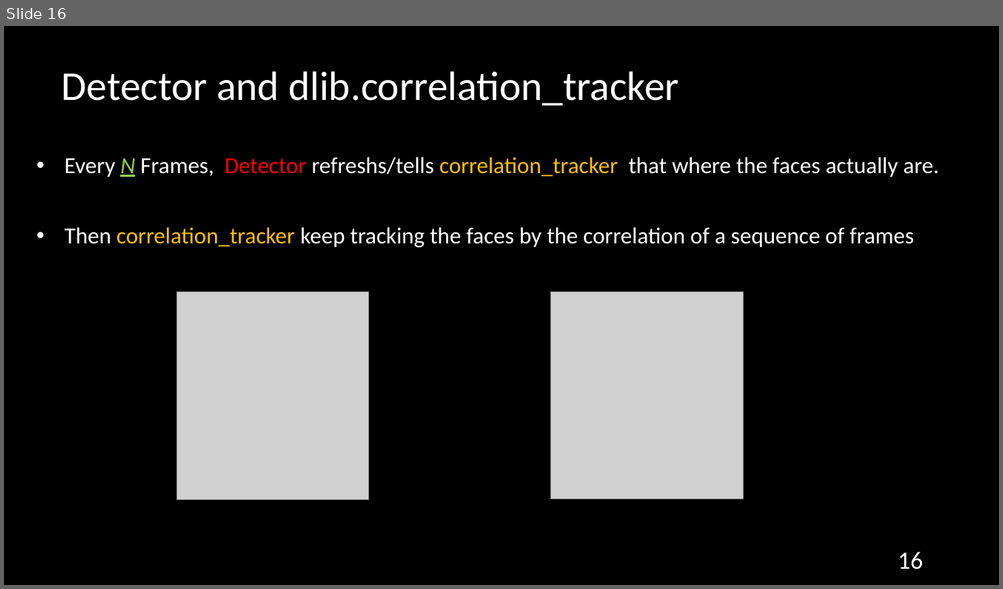
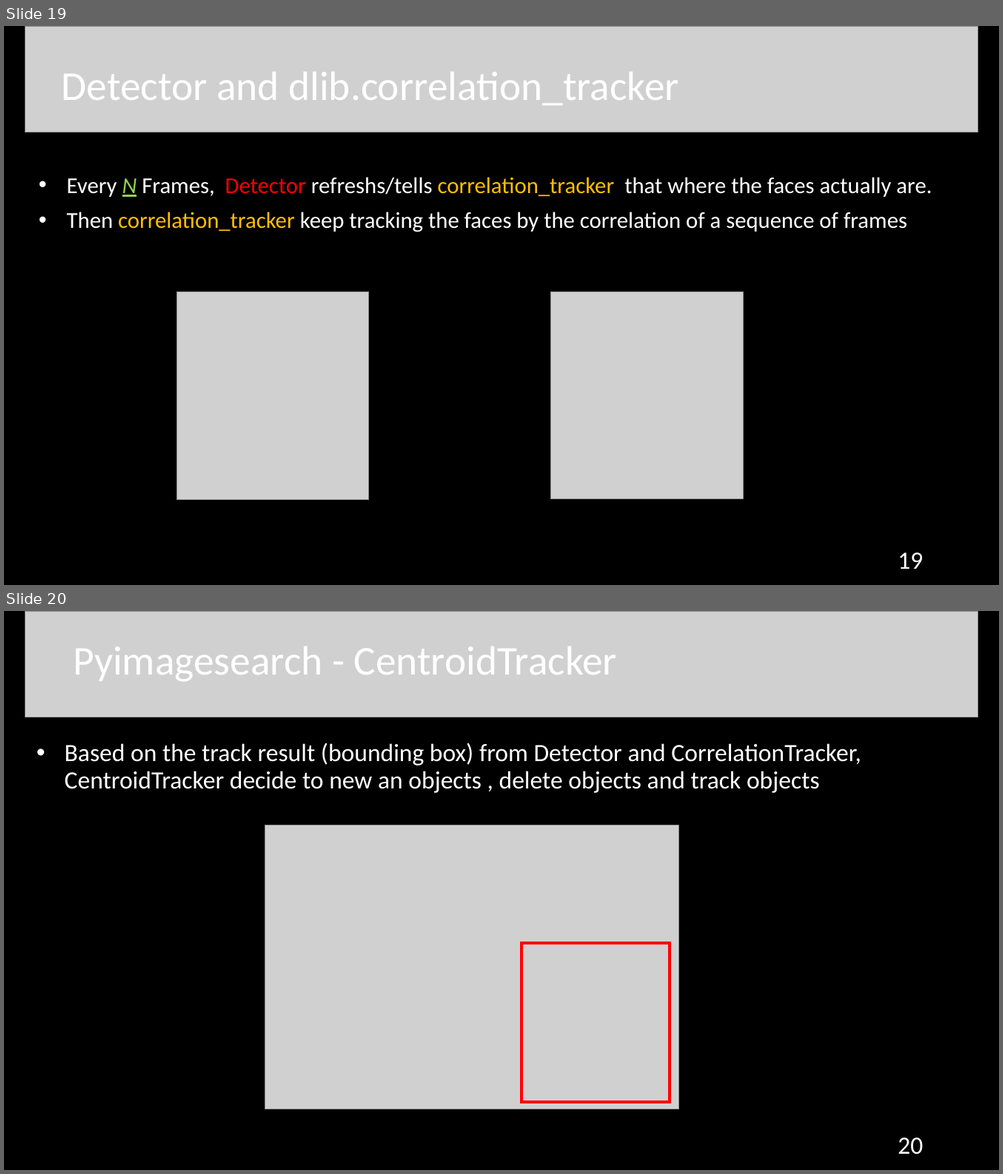
Before and after one commit to AxotZero/NTUSTxIntel--MaskFaceDetection, a slide deck: MaskDetection.pptx. Shown one above the other, each under a label of ours: slide 16 before the commit, slides 19 and 20 after it. The pictures are 1003x589 and 1003x1174 pixels, drawn with LibreOffice and Linux fonts; fonts in the diff are those of the drawing; grey boxes stand for pictures. Boxes give left, top, right and bottom in pixels: in the first picture for what was removed or moved away, otherwise in the second. Text is boxed around its words. In the diff, an @@ line names an element or a change of style, - is before the commit and + after.

```diff
--- a/MaskDetection.pptx
+++ b/MaskDetection.pptx
@@ slide 20 added at (4, 611, 999, 1170), background #000000 @@
@@ picture added at (25, 611, 978, 718) @@
@@ title added at (73, 647, 617, 681), 39.6 pt, text #FFFFFF @@
+Pyimagesearch - CentroidTracker
@@ text added at (65, 743, 861, 793), 24 pt, text #FFFFFF @@
+• Based on the track result (bounding box) from Detector and CorrelationTracker, CentroidTracker decide to new an objects , delete objects and track objects
@@ picture added at (265, 825, 678, 1110) @@
@@ rectangle added at (522, 943, 669, 1102), outline #FF0000 3 pt @@
@@ page number added at (897, 1138, 922, 1155), 24 pt, text #FFFFFF @@
+20
@@ what was slide 16 is now slide 19 @@
@@ slide 19 changed as well @@
@@ picture added at (25, 26, 978, 133) @@
@@ text "Every N Frames, Detector refreshs/tells ...": place and size @@
-text "Every N Frames, Detector refreshs/tells ..." at (65, 157, 939, 248)
+text "Every N Frames, Detector refreshs/tells ..." at (67, 177, 931, 232)
@@ text "Every N Frames, Detector refreshs/tells ..." at (67, 177, 931, 232): size 22.2 to 22 pt @@
@@ page number at (897, 553, 922, 569): text changed @@
-16
+19
```
Also in this commit, not shown: 18 other slides changed, 7 other slides added, 3 slides removed, 46 other files.
